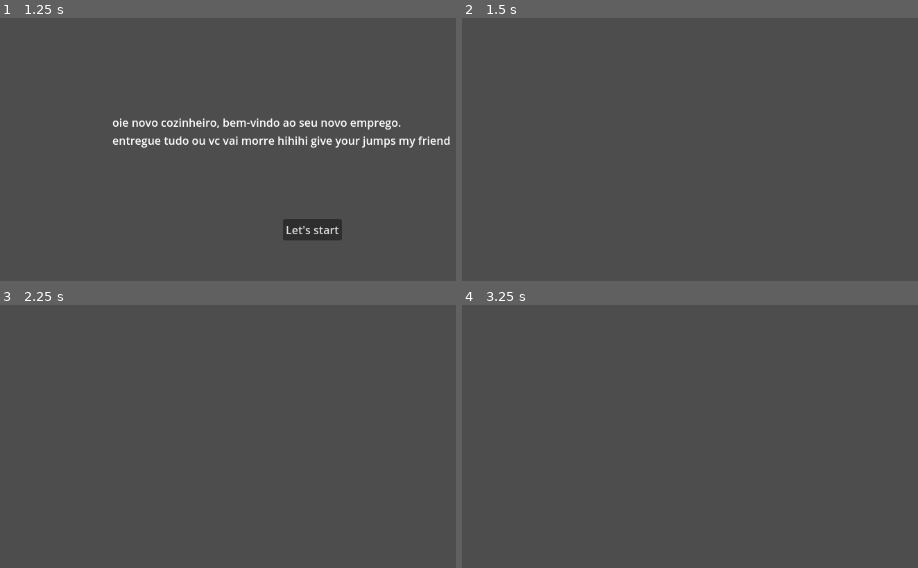
Above: before the commit, frames 1-4 (two rows, left to right).
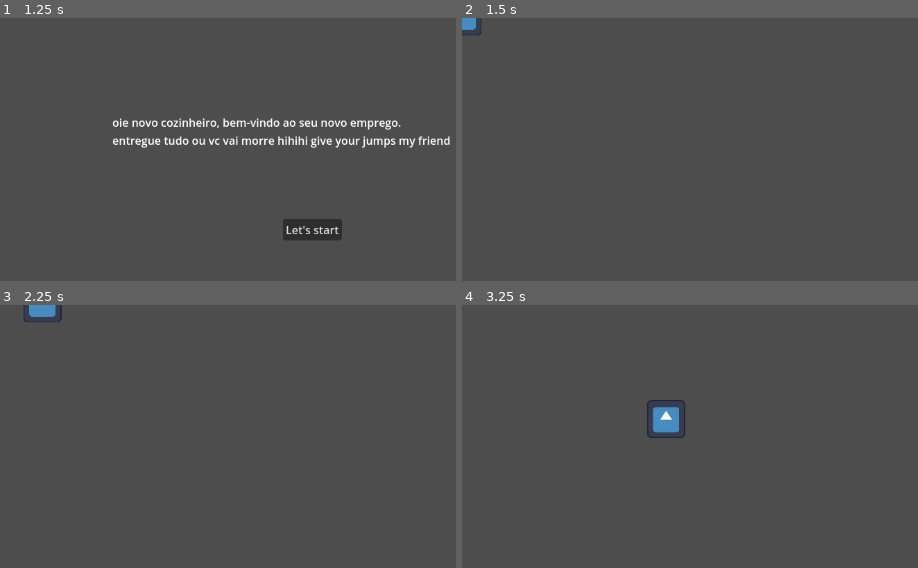
Above: after the commit, the same moments.

Repository: hhsoares/rato
Game: Godot game, scene res://scenes/menu.tscn
The game is run twice, just before and just after one commit, with the same random seed, the same clock (stepped at 60 frames per second) and the same inputs. The project has no main scene, so this scene is started directly. The engine's default icon, where the game draws it, is replaced by a stand-in: a white triangle on a blue panel in a dark square.
Inputs:
- Up to frame 1 (1.25 s): click "Play" at 0.5 s
- Up to frame 2 (1.5 s): click "Let's start" at 1.25 s
- Up to frame 3 (2.25 s): tap Enter at 2 s; hold D (right) from 2.03 s (still down)
- Up to frame 4 (3.25 s): release D (right) at 2.78 s; hold S (down) from 2.78 s (still down)

Frame 1 is identical in both runs. In frame 2, 0.2% of the frame differs, in the area x 0-5%, y 0-7%; in frame 3, 0.3%; in frame 4, 0.8%, in the area x 40-49%, y 36-51%.

Commit message:
fixed player moving in main

Diff:
--- a/prefabs/player.tscn
+++ b/prefabs/player.tscn
@@ -1,20 +1,35 @@
-[gd_scene load_steps=4 format=3 uid="uid://cqte20fs2b4se"]
+[gd_scene load_steps=7 format=3 uid="uid://cuxvjsd21fvy4"]
 
-[ext_resource type="Texture2D" uid="uid://4luuk52y0kby" path="res://icon.svg" id="1_72ieh"]
+[ext_resource type="Texture2D" uid="uid://4luuk52y0kby" path="res://icon.svg" id="1_3vyb7"]
+[ext_resource type="Script" uid="uid://c6pxpobrm6pm8" path="res://scripts/player/player.gd" id="1_g2els"]
+[ext_resource type="Script" uid="uid://b6dpfvmcq76un" path="res://scripts/player/StateMachine.gd" id="3_qlg0r"]
+[ext_resource type="Script" uid="uid://cojpj7xhxig1v" path="res://scripts/player/states/idle.gd" id="4_tuyoq"]
+[ext_resource type="Script" uid="uid://cvt3ejnyoispy" path="res://scripts/player/states/move.gd" id="5_qlg0r"]
 
-[sub_resource type="GDScript" id="GDScript_72ieh"]
-
-[sub_resource type="RectangleShape2D" id="RectangleShape2D_72ieh"]
-size = Vector2(128, 127)
+[sub_resource type="RectangleShape2D" id="RectangleShape2D_g2els"]
+size = Vector2(56, 55.5)
 
 [node name="Player" type="CharacterBody2D"]
-script = SubResource("GDScript_72ieh")
+script = ExtResource("1_g2els")
 
 [node name="Sprite2D" type="Sprite2D" parent="."]
-texture = ExtResource("1_72ieh")
+position = Vector2(0.9999995, -2.0000005)
+scale = Vector2(0.4296875, 0.4296875)
+texture = ExtResource("1_3vyb7")
 
 [node name="CollisionShape2D" type="CollisionShape2D" parent="."]
-position = Vector2(0, 0.5)
-shape = SubResource("RectangleShape2D_72ieh")
+position = Vector2(1, -1.75)
+shape = SubResource("RectangleShape2D_g2els")
 
-[node name="StateMachine" type="Node" parent="."]
+[node name="StateMachine" type="Node" parent="." node_paths=PackedStringArray("initial_state")]
+script = ExtResource("3_qlg0r")
+initial_state = NodePath("Idle")
+metadata/_custom_type_script = "uid://b6dpfvmcq76un"
+
+[node name="Idle" type="Node" parent="StateMachine"]
+script = ExtResource("4_tuyoq")
+metadata/_custom_type_script = "uid://clbp56nh0wl06"
+
+[node name="Move" type="Node" parent="StateMachine"]
+script = ExtResource("5_qlg0r")
+metadata/_custom_type_script = "uid://clbp56nh0wl06"
--- a/scenes/game.tscn
+++ b/scenes/game.tscn
@@ -1,3 +1,7 @@
-[gd_scene format=3 uid="uid://r30jccqmbdpo"]
+[gd_scene load_steps=2 format=3 uid="uid://r30jccqmbdpo"]
+
+[ext_resource type="PackedScene" uid="uid://cuxvjsd21fvy4" path="res://prefabs/player.tscn" id="1_uwrxv"]
 
 [node name="Game" type="Node2D"]
+
+[node name="Player" parent="." instance=ExtResource("1_uwrxv")]
--- a/scenes/player.tscn
+++ /dev/null
@@ -1,35 +0,0 @@
-[gd_scene load_steps=7 format=3 uid="uid://cuxvjsd21fvy4"]
-
-[ext_resource type="Texture2D" uid="uid://4luuk52y0kby" path="res://icon.svg" id="1_3vyb7"]
-[ext_resource type="Script" uid="uid://c6pxpobrm6pm8" path="res://scripts/player/player.gd" id="1_g2els"]
-[ext_resource type="Script" uid="uid://b6dpfvmcq76un" path="res://scripts/player/StateMachine.gd" id="3_qlg0r"]
-[ext_resource type="Script" uid="uid://cojpj7xhxig1v" path="res://scripts/player/states/idle.gd" id="4_tuyoq"]
-[ext_resource type="Script" uid="uid://cvt3ejnyoispy" path="res://scripts/player/states/move.gd" id="5_qlg0r"]
-
-[sub_resource type="RectangleShape2D" id="RectangleShape2D_g2els"]
-size = Vector2(56, 55.5)
-
-[node name="Player" type="CharacterBody2D"]
-script = ExtResource("1_g2els")
-
-[node name="Sprite2D" type="Sprite2D" parent="."]
-position = Vector2(0.9999995, -2.0000005)
-scale = Vector2(0.4296875, 0.4296875)
-texture = ExtResource("1_3vyb7")
-
-[node name="CollisionShape2D" type="CollisionShape2D" parent="."]
-position = Vector2(1, -1.75)
-shape = SubResource("RectangleShape2D_g2els")
-
-[node name="StateMachine" type="Node" parent="." node_paths=PackedStringArray("initial_state")]
-script = ExtResource("3_qlg0r")
-initial_state = NodePath("Idle")
-metadata/_custom_type_script = "uid://b6dpfvmcq76un"
-
-[node name="Idle" type="Node" parent="StateMachine"]
-script = ExtResource("4_tuyoq")
-metadata/_custom_type_script = "uid://clbp56nh0wl06"
-
-[node name="Move" type="Node" parent="StateMachine"]
-script = ExtResource("5_qlg0r")
-metadata/_custom_type_script = "uid://clbp56nh0wl06"
